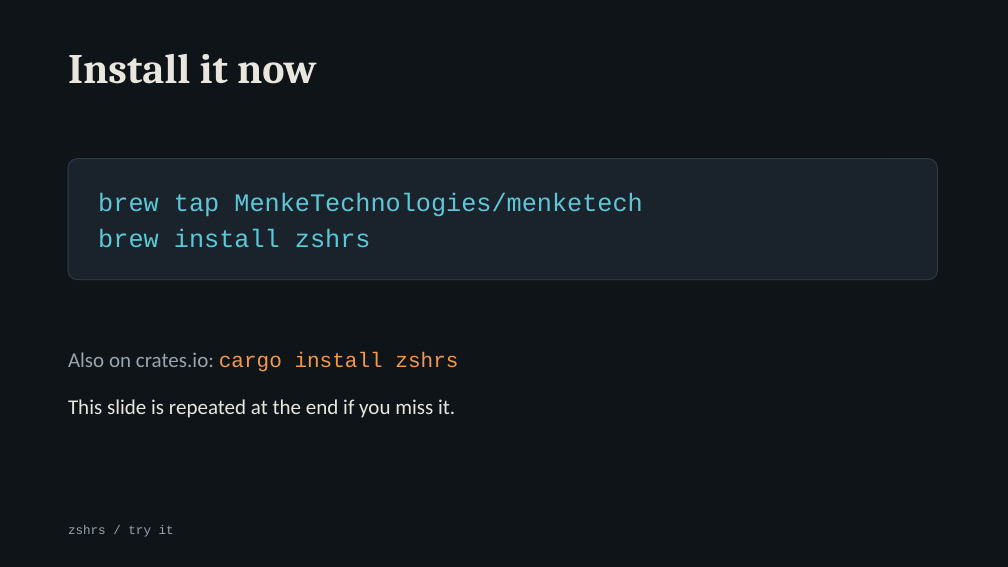
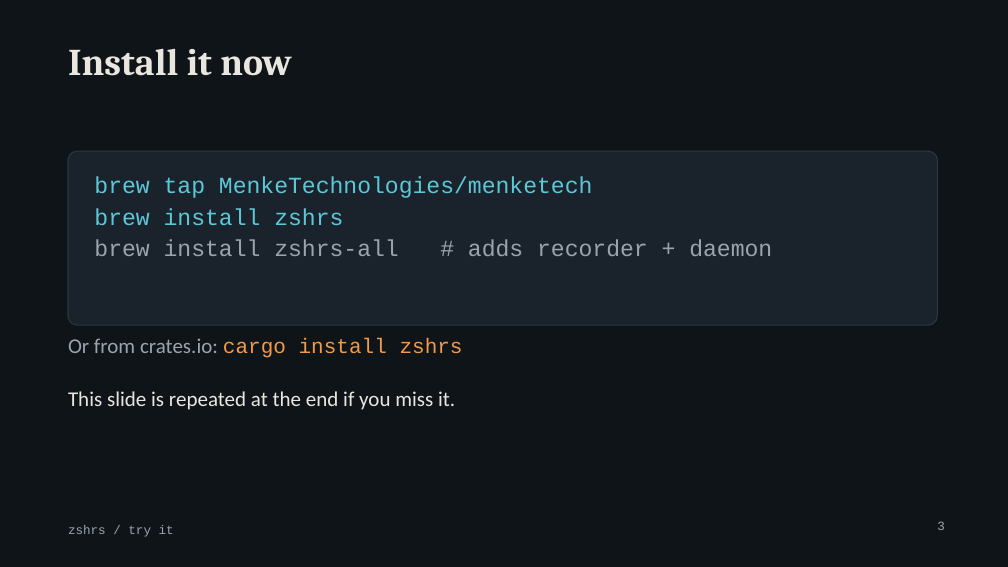
Before and after one commit to MenkeTechnologies/zshrs, a slide deck: slide 3 of docs/talk.pptx. Drawn at 1008x567 pixels with LibreOffice and Linux fonts; fonts in the diff are those of the drawing. Boxes give left, top, right and bottom in pixels: in the first picture for what was removed or moved away, otherwise in the second. Text is boxed around its words. In the diff, an @@ line names an element or a change of style, - is before the commit and + after.

```diff
--- a/docs/talk.pptx
+++ b/docs/talk.pptx
@@ title "Install it now" at (x1=68, y1=48, x2=292, y2=76): size 40 to 36 pt @@
@@ rounded rectangle resized from (x1=68, y1=159, x2=938, y2=280) to (x1=68, y1=151, x2=938, y2=325) @@
@@ rounded rectangle at (x1=68, y1=151, x2=938, y2=325): proportions changed @@
@@ text "brew tap MenkeTechnologies/menketech" at (x1=94, y1=176, x2=772, y2=256): vertical alignment middle to top @@
@@ text at (x1=94, y1=176, x2=592, y2=225): size 24 to 22 pt in "brew tap MenkeTechnologies/menketech", "brew install zshrs"; less space between paragraphs @@
@@ text at (x1=94, y1=240, x2=772, y2=256): paragraph added @@
+brew install zshrs-all # adds recorder + daemon
@@ text at (x1=68, y1=338, x2=463, y2=358): text changed @@
-Also on crates.io: cargo install zshrs
+Or from crates.io: cargo install zshrs
@@ text "Or from crates.io: cargo install ..." at (x1=68, y1=338, x2=463, y2=358): vertical alignment middle to top @@
@@ text "This slide is repeated at ..." moved from (x1=68, y1=399, x2=455, y2=418) to (x1=68, y1=391, x2=455, y2=410) @@
@@ page number added at (x1=937, y1=521, x2=945, y2=530), 12 pt, text #9AA4AE @@
+3
```
Also in this commit, not shown: 11 other slides changed, 21 slides added, 5 slides removed.
